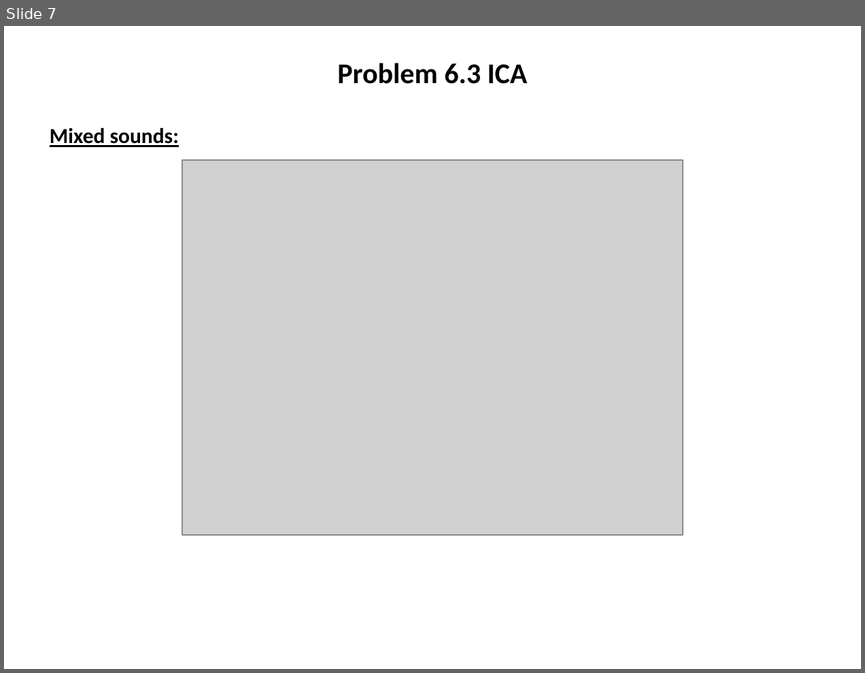
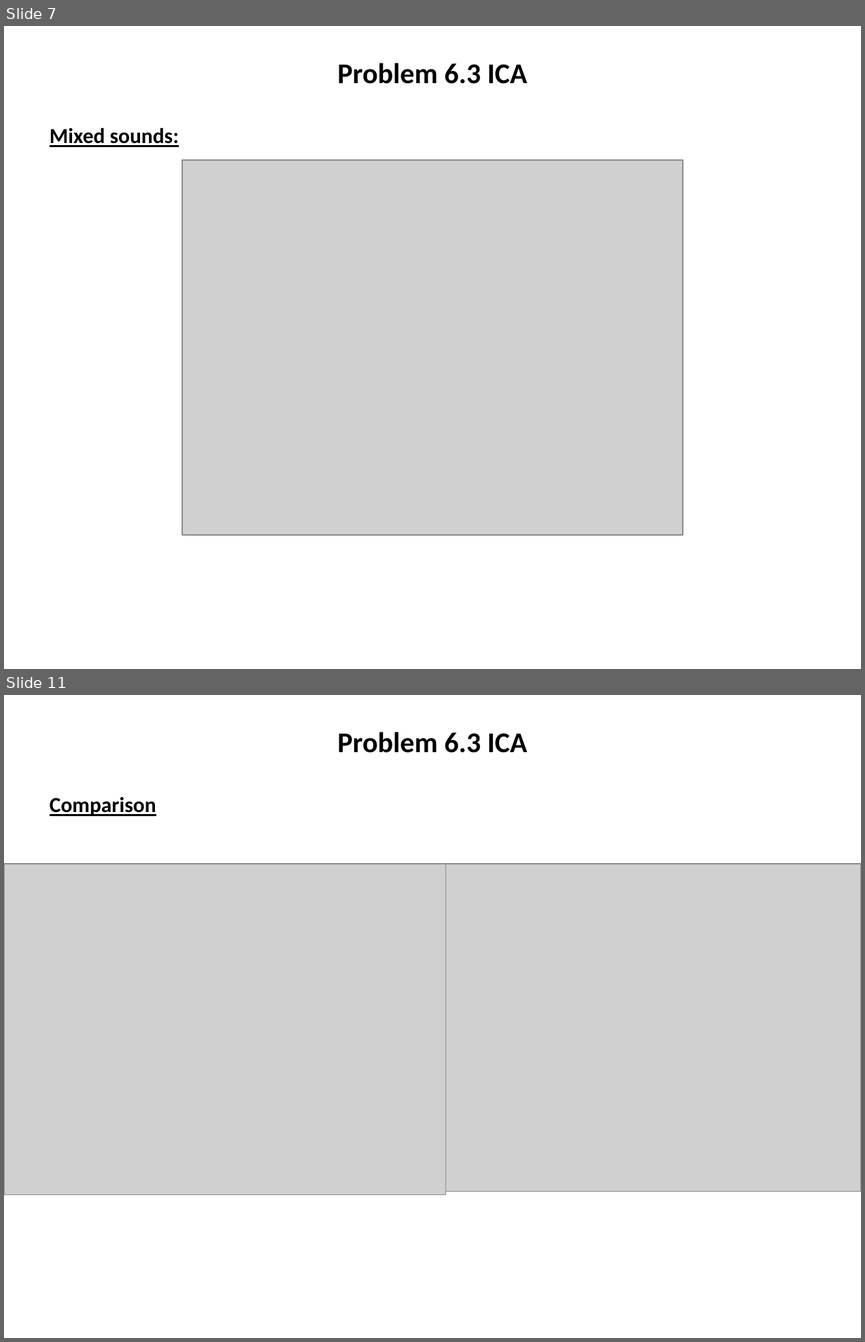
Before and after one commit to tillrohrmann/edu-tub-mi2, a slide deck: exercises/exercise6/Jens/Presentation/Ergebnisse_Uebung6_Jens.odp. Shown one above the other, each under a label of ours: slide 7 before the commit, slides 7 and 11 after it; the slides between them are not shown. The pictures are 865x673 and 865x1342 pixels, drawn with LibreOffice and Linux fonts; fonts in the diff are those of the drawing; grey boxes stand for pictures. Boxes give left, top, right and bottom in pixels: in the first picture for what was removed or moved away, otherwise in the second. Text is boxed around its words. In the diff, an @@ line names an element or a change of style, - is before the commit and + after.

```diff
--- a/exercises/exercise6/Jens/Presentation/Ergebnisse_Uebung6_Jens.odp
+++ b/exercises/exercise6/Jens/Presentation/Ergebnisse_Uebung6_Jens.odp
@@ slide 11 added at (x1=4, y1=695, x2=861, y2=1338), background #FFFFFF @@
@@ text added at (x1=337, y1=732, x2=528, y2=753), 24 pt, text #000000, bold @@
+Problem 6.3 ICA
@@ text added at (x1=50, y1=797, x2=156, y2=816), 18 pt, text #000000, bold, underline @@
+Comparison
@@ picture added at (x1=4, y1=864, x2=446, y2=1195) @@
@@ picture added at (x1=423, y1=864, x2=861, y2=1191) @@
```
Also in this commit, not shown: 3 slides changed, 2 other files.
